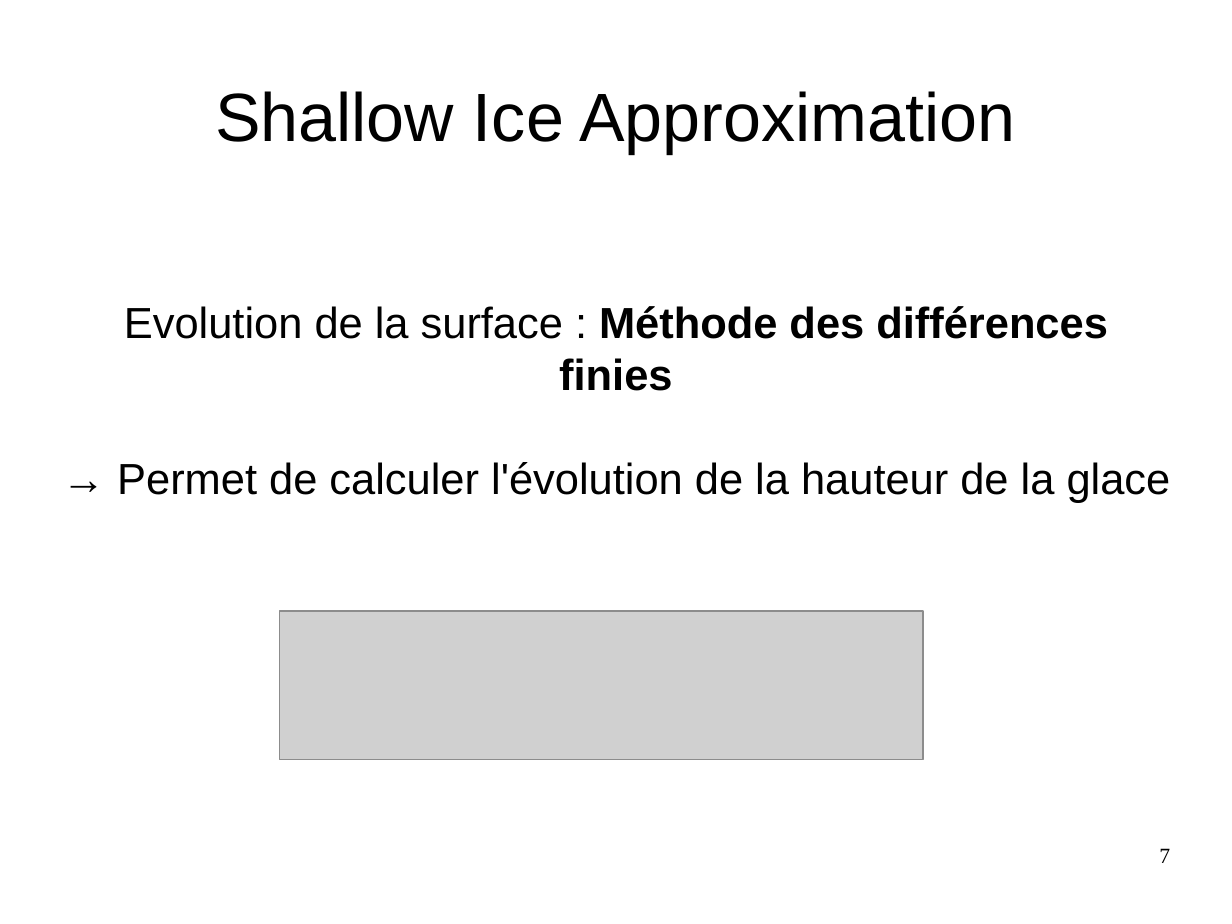
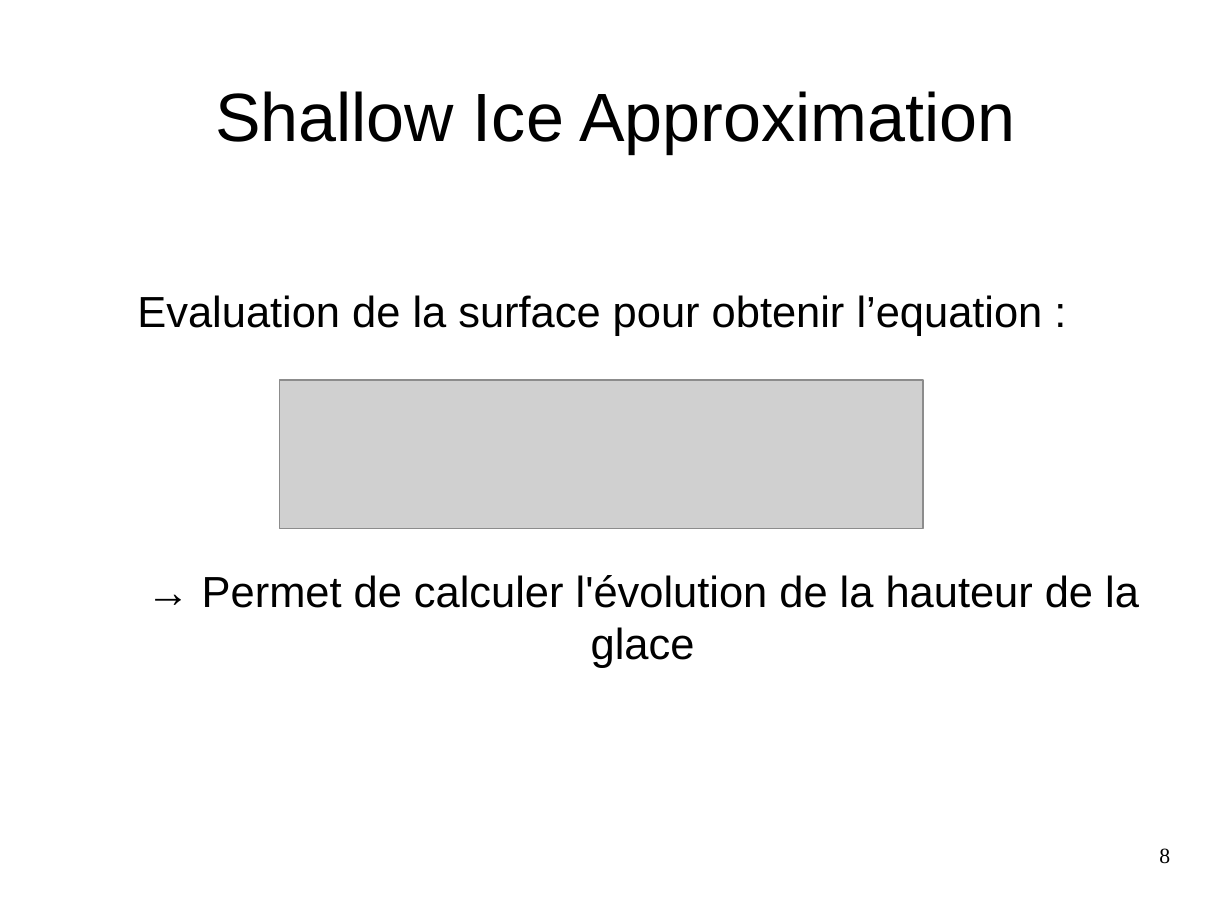
Before and after one commit to Rivoks/polytech-projet-mdg, a slide deck: slide 8 of documents/Powerpoint.odp (slide 7 before the commit). Drawn at 1232x924 pixels with LibreOffice and Linux fonts; fonts in the diff are those of the drawing; grey boxes stand for pictures. Boxes give left, top, right and bottom in pixels: in the first picture for what was removed or moved away, otherwise in the second. Text is boxed around its words. In the diff, an @@ line names an element or a change of style, - is before the commit and + after.

```diff
--- a/documents/Powerpoint.odp
+++ b/documents/Powerpoint.odp
@@ subtitle at (137, 295, 1043, 336): text changed @@
-Evolution de la surface : Méthode des différences finies
-→ Permet de calculer l'évolution de la hauteur de la glace
+Evaluation de la surface pour obtenir l’equation :
@@ picture: place and size @@
-picture at (279, 612, 923, 760)
+picture at (279, 380, 923, 529)
@@ text added at (202, 575, 1139, 668), 28 pt, text #000000 @@
+→ Permet de calculer l'évolution de la hauteur de la glace
@@ page number at (1159, 848, 1170, 864): text changed @@
-7
+8
```
Also in this commit, not shown: 2 other slides changed, 4 slides added, 2 slides removed, 1 other file.
